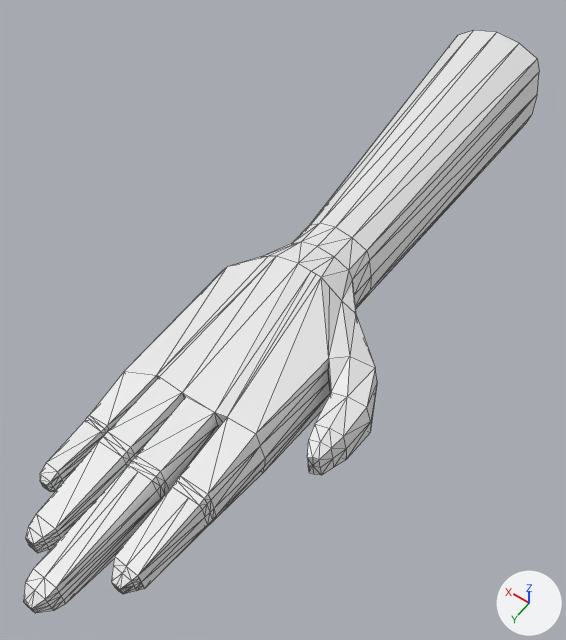
The OBJ model Resources/Boss_ArmR/Boss_ArmR.obj, before and after one commit.
Both versions are drawn from a 50 mm camera at (-1.92, 4.45, 4.37) aimed at (0.1, 1.62, -0.08). The axes (+X, +Y, +Z) are drawn at lower right. The lights are the same throughout. Mesh edges are drawn as thin lines. Where no turn or scale is listed for an object, it has been applied to the vertices.

The first picture shows '立方体.002'.
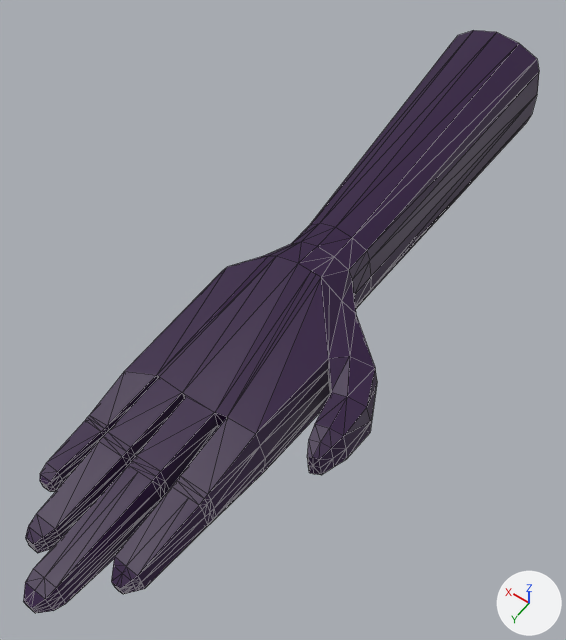
The edits, one by one:
Picture 'ArmRTex.png' (img_armrtex_png) is new.
Material 'マテリアル' (mat_マテリアル) is new.
Its texture is img_armrtex_png.
me_立方体_002 has 423 vertices, 825 faces and spans x -0.9..0.62, y -1.68..4.11, z -0.39..0.53.
me_立方体_002 now uses material mat_マテリアル (picture img_armrtex_png).

What differs and where, as boxes (x1, y1, x2, y2) in the pictures (566 x 640 px):
'立方体.002', recoloured (white to purple): (23, 30, 539, 613) in both
